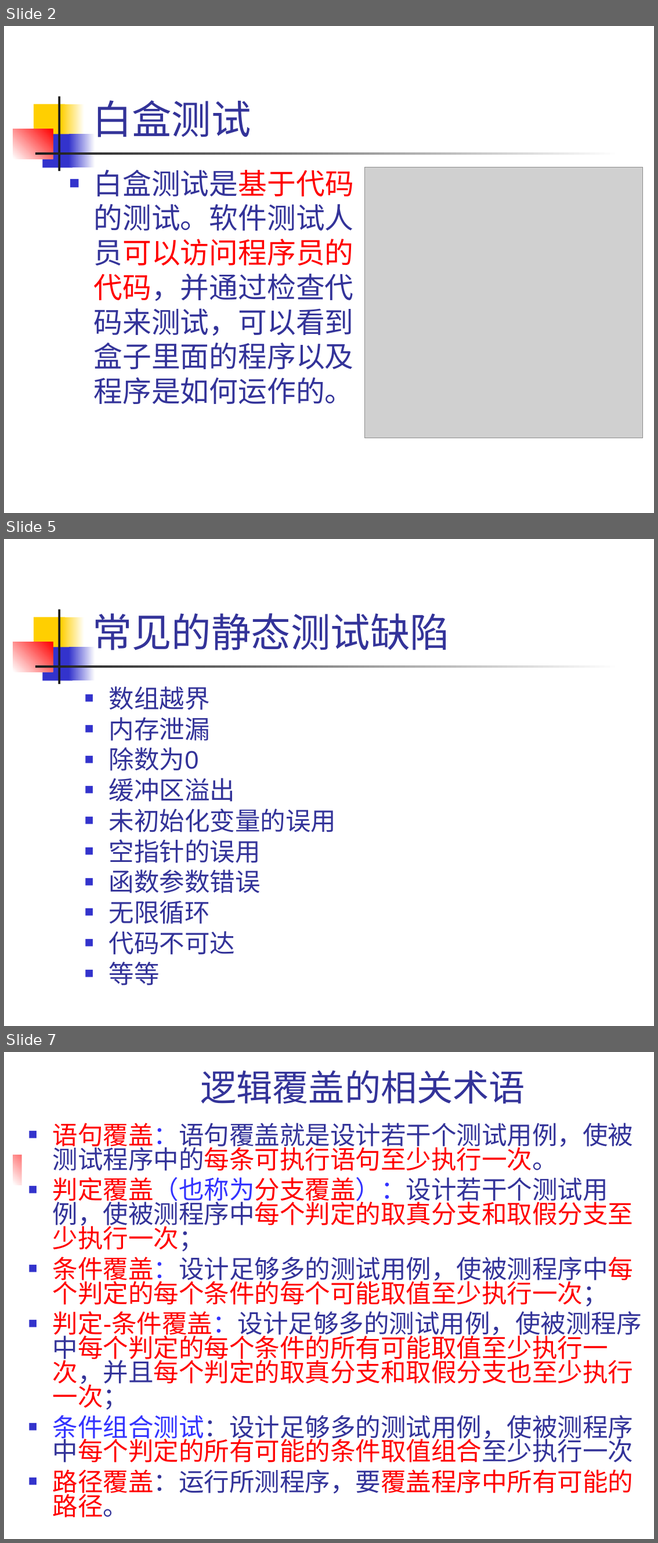
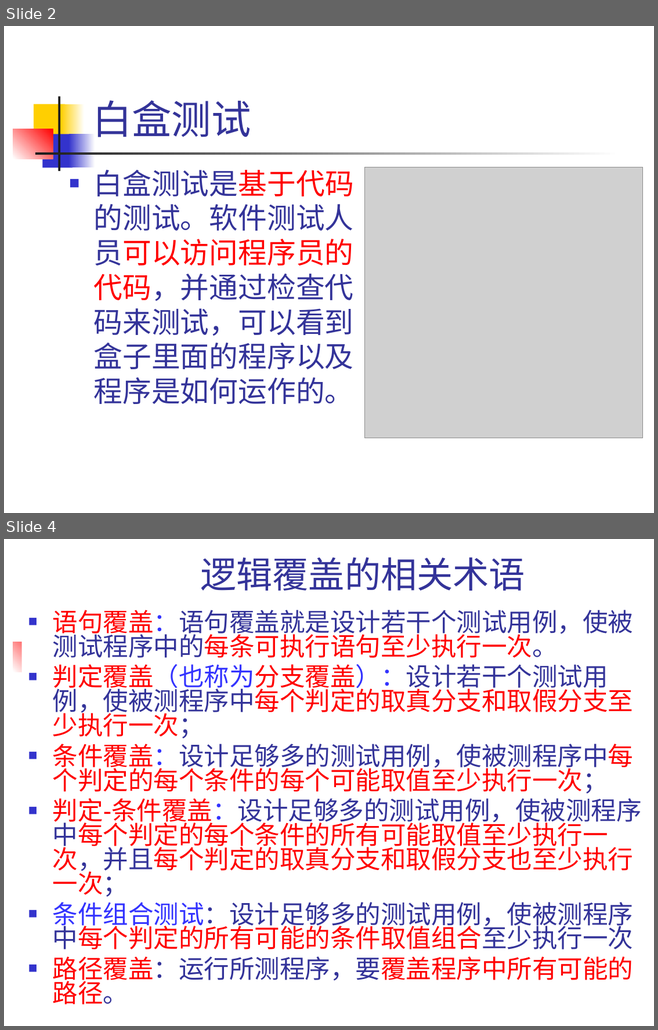
Before and after one commit to 1-518/Three-Kindoms, a slide deck: 白盒黑盒/白盒测试技术/白盒测试技术.ppt. Shown one above the other, each under a label of ours: slides 2, 5 and 7 before the commit, slides 2 and 4 after it; the slides between them are not shown. The pictures are 658x1543 and 658x1030 pixels, drawn with LibreOffice and Linux fonts; fonts in the diff are those of the drawing; grey boxes stand for pictures. Boxes give left, top, right and bottom in pixels: in the first picture for what was removed or moved away, otherwise in the second. Text is boxed around its words. In the diff, an @@ line names an element or a change of style, - is before the commit and + after.

```diff
--- a/白盒黑盒/白盒测试技术/白盒测试技术.ppt
+++ b/白盒黑盒/白盒测试技术/白盒测试技术.ppt
@@ slide 5 removed at box(4, 539, 654, 1026), background #FFFFFF; not listed: 7 template elements that a slide beside it also shows @@
@@ title removed at box(92, 613, 449, 650) @@
-常见的静态测试缺陷
@@ text removed at box(109, 686, 336, 986) @@
-■ 数组越界
-■ 内存泄漏
-■ 除数为0
-■ 缓冲区溢出
-■ 未初始化变量的误用
-■ 空指针的误用
-■ 函数参数错误
-■ 无限循环
-■ 代码不可达
-■ 等等
@@ what was slide 7 is now slide 4 @@
```
Also in this commit, not shown: 2 slides changed, 3 other slides removed, 1 other file.
